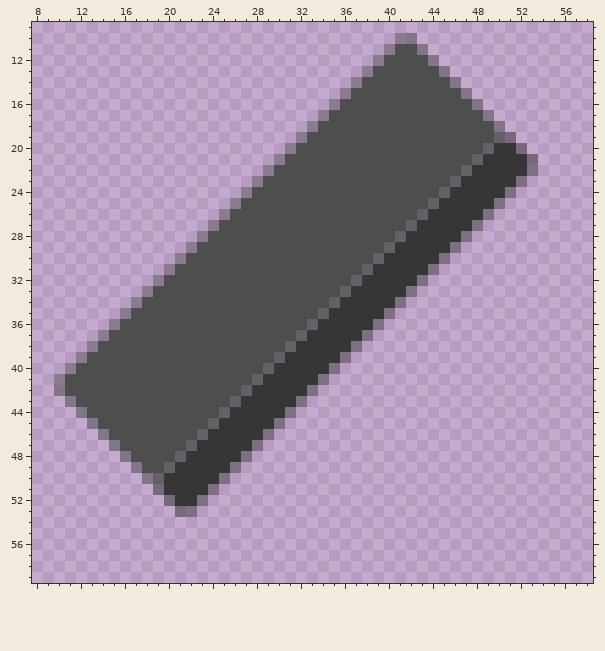
Edited in one commit: pixel-art sprite (img/northSouth.png). The picture above was drawn from the file before the commit.
The file is 64x64 pixels. Shown: x 8..58, y 9..59.
After:
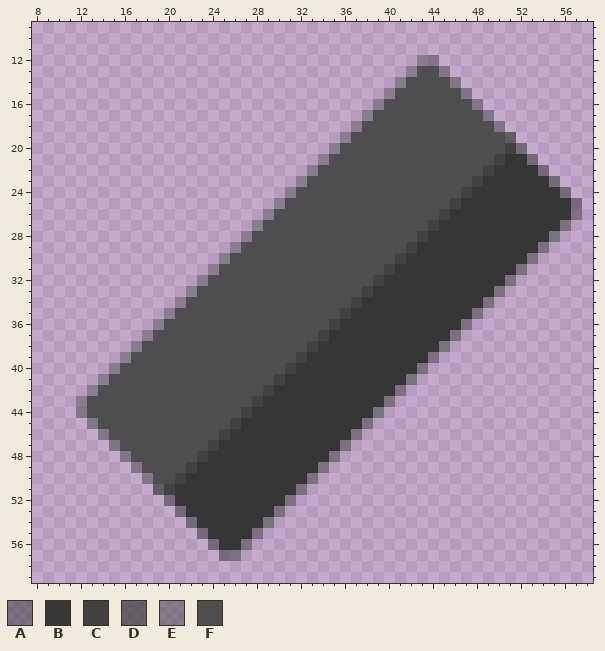
Palette (. is transparent): A #36363680  B #363636  C #424242  D #464646c0  E #4e4e4e80  F #4e4e4e
Edits made:
Changed rows in their new state; - is an unchanged pixel.
first column x 10:
10 -------------------------------..---------------
11 ------------------------------....--------------
12 -----------------------------....E--------------
13 ----------------------------....E---------------
14 ---------------------------....E----------------
15 --------------------------....E-----------------
16 -------------------------....E------------------
17 ------------------------....E-------------------
18 -----------------------....E--------------------
19 ----------------------....E-------------FD------
20 ---------------------....E-------------FFC------
21 --------------------....E-------------FFC-------
22 -------------------....E-------------FFC---BA---
23 ------------------....E-------------FFC---BBBA--
24 -----------------....E-------------FFC---BBBBBA-
25 ----------------....E-------------FFC---BBBBBBBA
26 ---------------....E-------------FFC---BBBBBBBBA
27 --------------....E-------------FFC---BBBBBBBBA-
28 -------------....E-------------FFC---BBBBBBBBA--
29 ------------....E-------------FFC---BBBBBBBBA---
30 -----------....E-------------FFC---BBBBBBBBA----
31 ----------....E-------------FFC---BBBBBBBBA-----
32 ---------....E-------------FFC---BBBBBBBBA------
33 --------....E-------------FFC---BBBBBBBBA-------
34 -------....E-------------FFC---BBBBBBBBA--------
35 ------....E-------------FFC---BBBBBBBBA---------
36 -----....E-------------FFC---BBBBBBBBA----------
37 ----....E-------------FFC---BBBBBBBBA-----------
38 ---....E-------------FFC---BBBBBBBBA------------
39 --....E-------------FFC---BBBBBBBBA-------------
40 -....E-------------FFC---BBBBBBBBA--------------
41 ....E-------------FFC---BBBBBBBBA---------------
42 ...E-------------FFC---BBBBBBBBA----------------
43 -.E-------------FFC---BBBBBBBBA-----------------
44 ---------------FFC---BBBBBBBBA------------------
45 --------------FFC---BBBBBBBBA-------------------
46 -------------FFC---BBBBBBBBA--------------------
47 ------------FFC---BBBBBBBBA---------------------
48 -----------FFC---BBBBBBBBA----------------------
49 ----------FFC---BBBBBBBBA-----------------------
50 ---------FFC---BBBBBBBBA------------------------
51 ---------DC---BBBBBBBBA-------------------------
52 -------------BBBBBBBBA--------------------------
53 ------------BBBBBBBBA---------------------------
54 ------------ABBBBBBA----------------------------
55 -------------ABBBBA-----------------------------
56 --------------ABBA------------------------------
57 ---------------AA-------------------------------
Changed places in both pictures, as pixel boxes (x1, y1, x2, y2):
changed: (54, 33, 582, 561)
